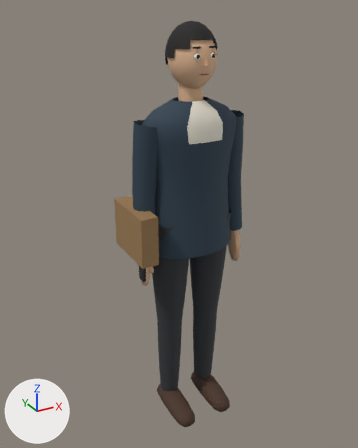
The glTF model apps/game/public/models/characters/commuter-hero.glb: old version first, new version second.
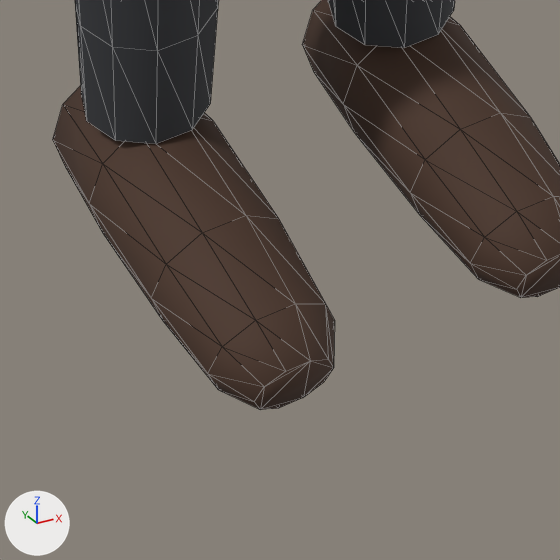
The first picture shows the older version from a camera (50 mm lens) standing at (-0.952, -1.638, 1.758) and looking at (-0.032, 0.035, 0.921). The close-ups show the older and then the newer version on the part from 42% to 63% of the width and 83% to 100% of the height of that picture. Only the edits that show in the close-ups are written down. The axes (+X, +Y, +Z) are drawn at lower left. The lights are the same throughout. The close-ups show mesh edges as thin lines.

Objects in the first close-up: 'commuter-hero-body'.
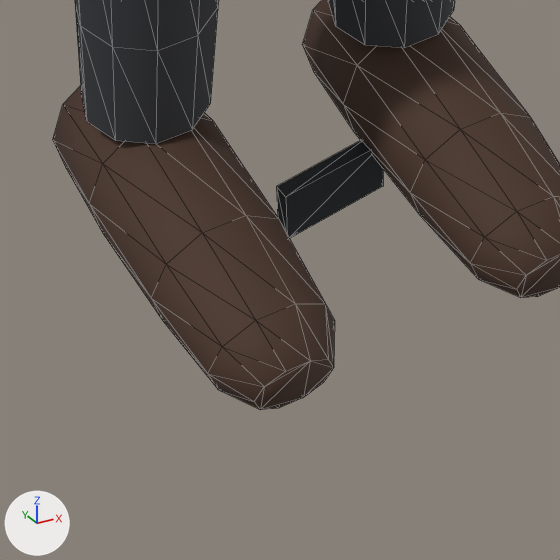
Changed parts and their boxes (x1, y1, x2, y2) in the close-ups (560 x 560 px):
```json
{"object": "phone", "change": "added", "after": [276, 140, 383, 238]}
```

Scene script edits in JSON lines:
```json
{"op": "add", "block": "me_phone", "code": ["me_phone = bpy.data.meshes.new('phone')", "me_phone.from_pydata(...)  # 8 vertices, 12 faces; spans x -0.0157..0.0658, y -0.0276..-0.0082, z -0.0187..0.0282", "me_phone.materials.append(mat_commuter_hero)"]}
{"op": "add", "block": "ob_phone", "code": ["ob_phone = bpy.data.objects.new('phone', me_phone)", "ob_phone.location = (0.0, 0.0, 0.0)"]}
```
